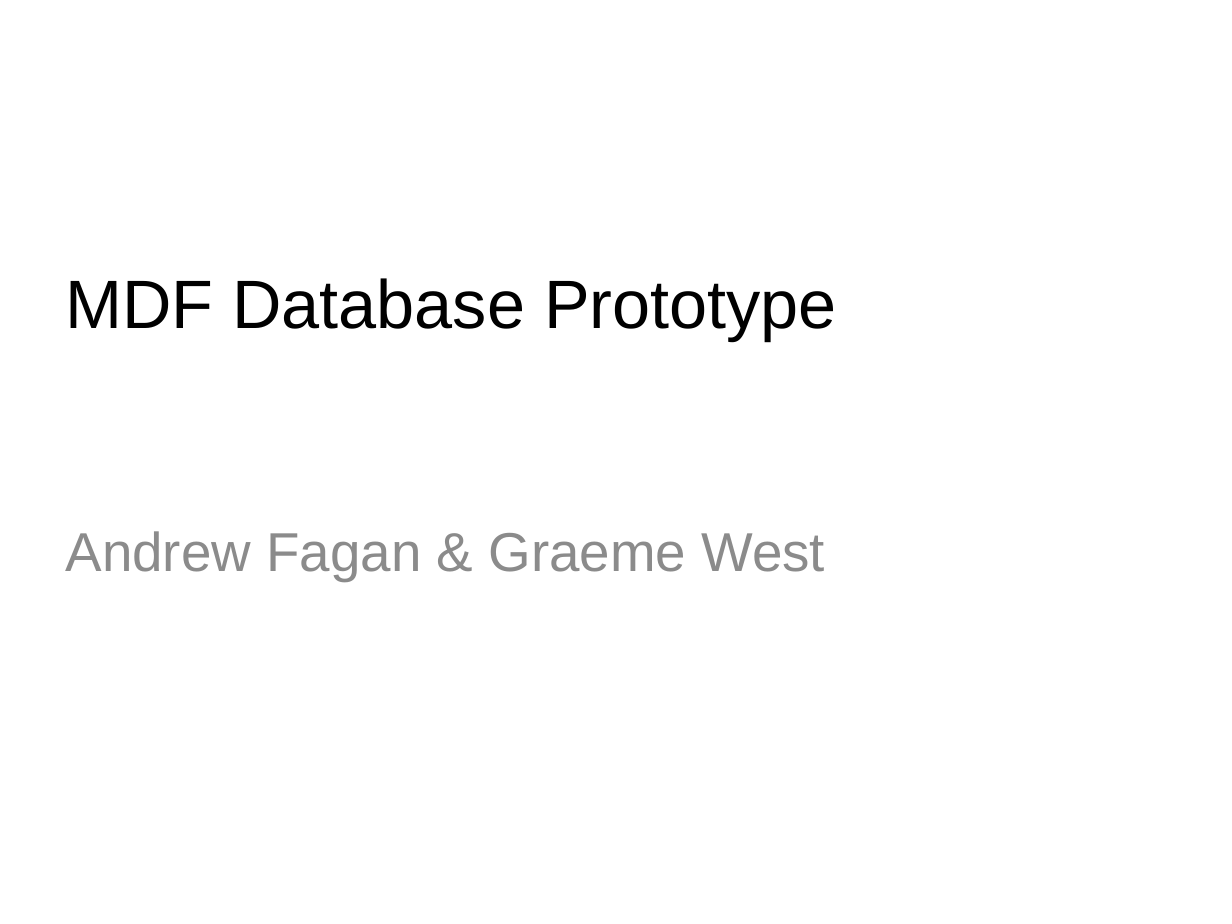
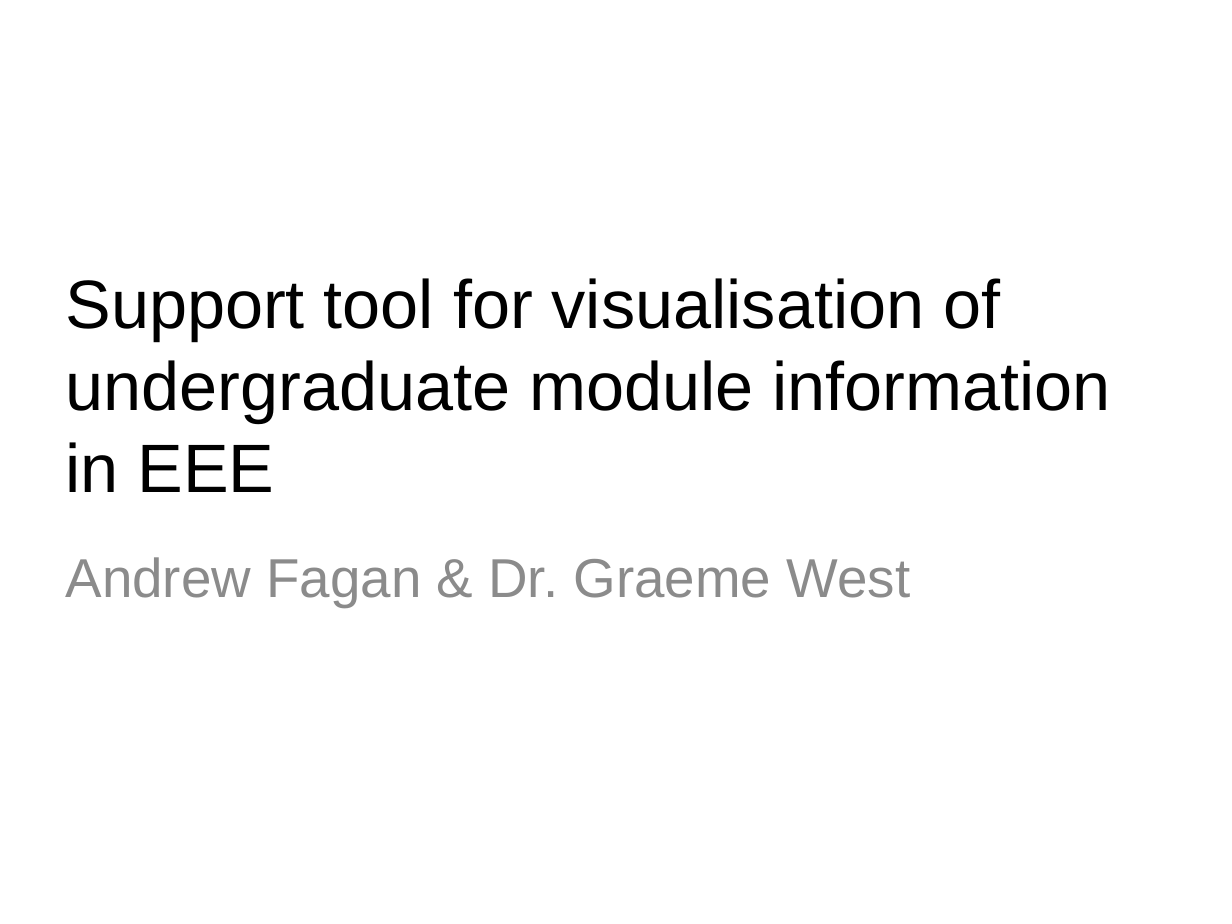
Before and after one commit to AMFagan/MDFDatabase, a slide deck: slide 1 of documentation/Presentation.pptx. Drawn at 1232x924 pixels with LibreOffice and Linux fonts; fonts in the diff are those of the drawing; background and template pictures are left out. Boxes give left, top, right and bottom in pixels: in the first picture for what was removed or moved away, otherwise in the second. Text is boxed around its words. In the diff, an @@ line names an element or a change of style, - is before the commit and + after.

```diff
--- a/documentation/Presentation.pptx
+++ b/documentation/Presentation.pptx
@@ title at bbox=[65, 278, 1111, 492]: text changed @@
-MDF Database Prototype
+Support tool for visualisation of undergraduate module information in EEE
@@ subtitle at bbox=[66, 557, 910, 607]: text changed @@
-Andrew Fagan & Graeme West
+Andrew Fagan & Dr. Graeme West
```
Also in this commit, not shown: 1 other slide changed.
